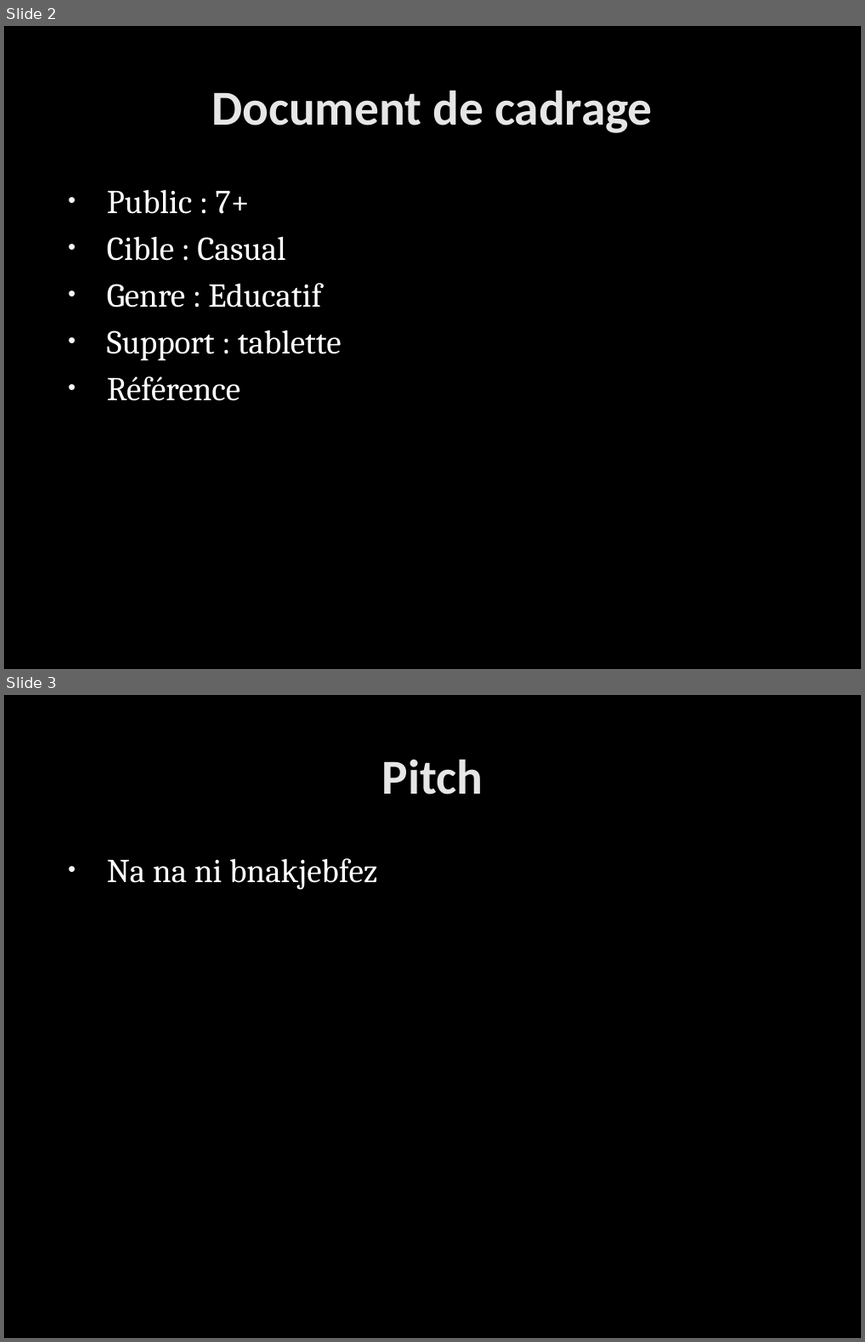
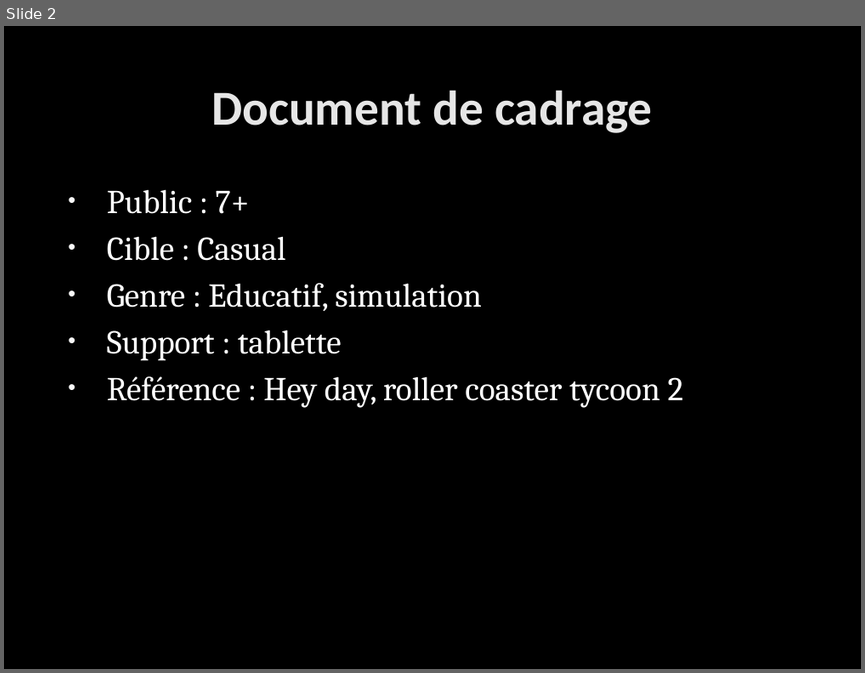
Before and after one commit to marc-dev/Bi-App, a slide deck: Documentation/Concepts/Pisciculture/Document de cadrage.pptx. Shown one above the other, each under a label of ours: slides 2 and 3 before the commit, slide 2 after it. The pictures are 865x1342 and 865x673 pixels, drawn with LibreOffice and Linux fonts; fonts in the diff are those of the drawing; background and template pictures are left out. Boxes give left, top, right and bottom in pixels: in the first picture for what was removed or moved away, otherwise in the second. Text is boxed around its words. In the diff, an @@ line names an element or a change of style, - is before the commit and + after.

```diff
--- a/Documentation/Concepts/Pisciculture/Document de cadrage.pptx
+++ b/Documentation/Concepts/Pisciculture/Document de cadrage.pptx
@@ slide 3 removed at <box>4,695,861,1338</box>, background picture (left out) @@
@@ title removed at <box>382,759,483,794</box> @@
-Pitch
@@ text removed at <box>107,858,378,890</box> @@
-• Na na ni bnakjebfez
@@ slide 2 changed as well @@
@@ text at <box>107,283,482,311</box>: text changed @@
-• Genre : Educatif
+• Genre : Educatif, simulation
@@ text at <box>107,376,684,408</box>: text changed @@
-• Référence
+• Référence : Hey day, roller coaster tycoon 2
```
Also in this commit, not shown: 2 other slides changed, 6 slides added, 4 other slides removed.
